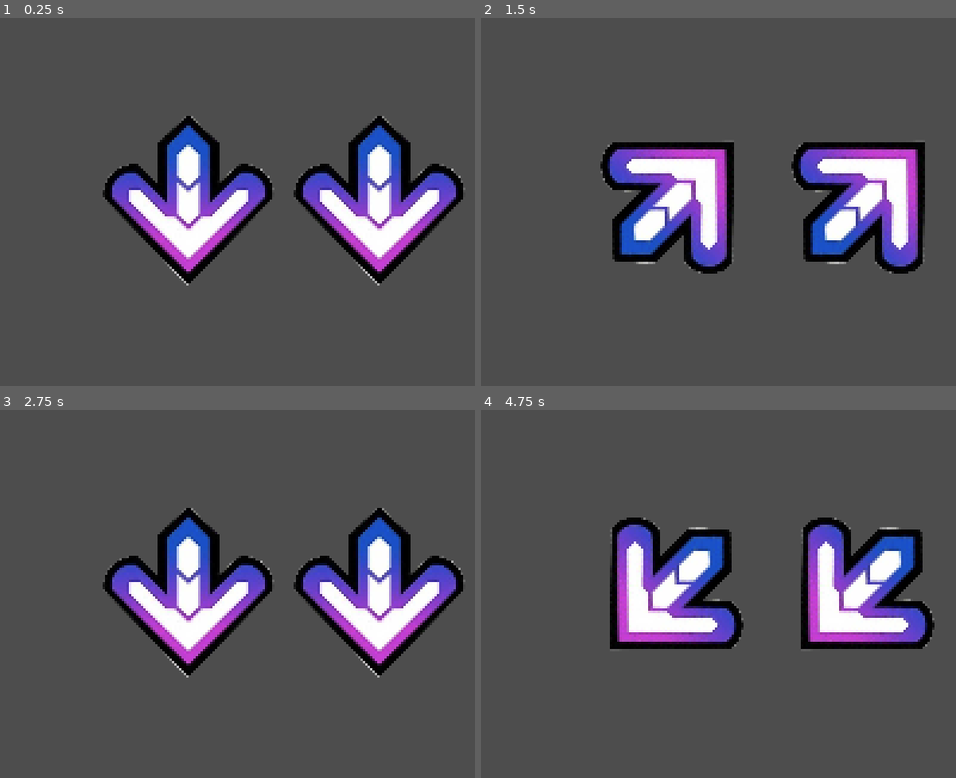
Above: before the commit, frames 1-4 (two rows, left to right).
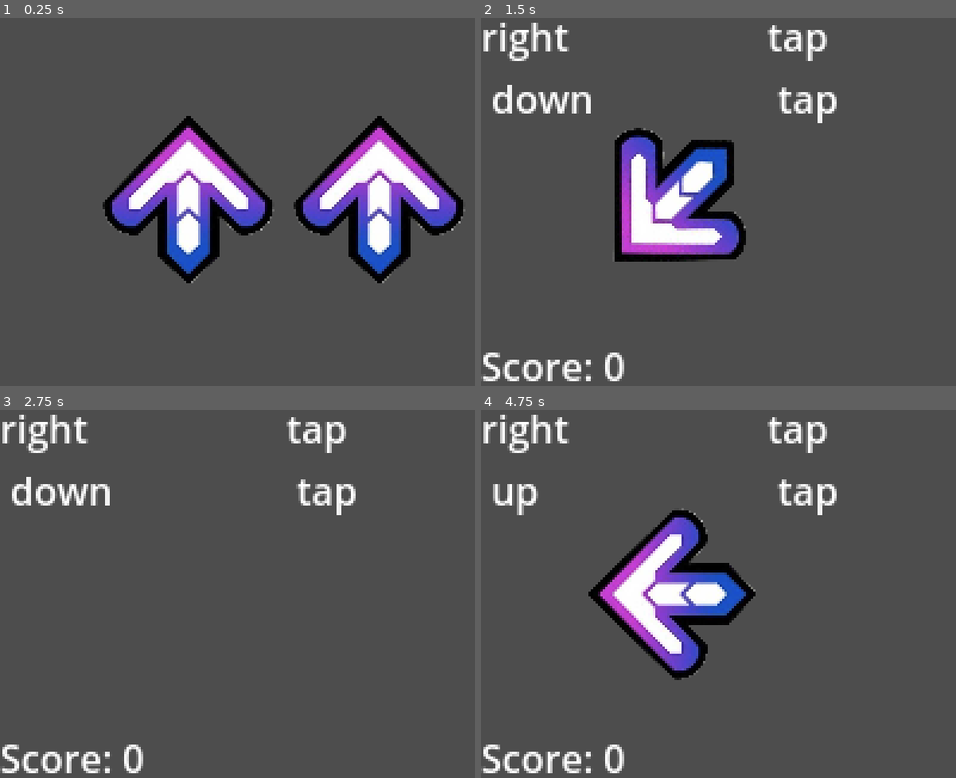
Above: after the commit, the same moments.

Repository: deleff/Mobile-Rhythm-Game
Game: Godot game, scene res://mainGame/MainGame.tscn
The game is run twice, just before and just after one commit, with the same random seed, the same clock (stepped at 60 frames per second) and the same inputs.
Inputs (mouse positions are in pixels of both pictures, inside the frame that each line leads up to):
- Up to frame 1 (0.25 s): no input
- Up to frame 2 (1.5 s): tap Enter at 0.5 s; move the mouse to (894, 179) at 0.52 s; click (894, 179) at 0.67 s; drag from (652, 220) to (737, 275) at 1.27 s
- Up to frame 3 (2.75 s): tap Space at 2 s; move the mouse to (342, 505) at 2.02 s; click (342, 505) at 2.17 s
- Up to frame 4 (4.75 s): drag from (737, 667) to (595, 535) at 2.77 s; tap Enter at 3.5 s; move the mouse to (937, 649) at 3.52 s; click (937, 649) at 3.67 s; drag from (595, 535) to (680, 494) at 4.27 s

The runs differ from the first frame. In frame 1, 14% of the frame differs, in the area x 21-98%, y 26-73%; in frame 2, 19%; in frame 3, 20%; in frame 4, 21%, in the area x 0-96%, y 1-99%.

Commit message:
score works

Diff:
--- a/controller/controller.gd
+++ b/controller/controller.gd
@@ -6,6 +6,7 @@
 var frameTimer = Timer.new()
 var leftFingerPosition
 var rightFingerPosition
+var straightLineInPixels = 0.5
 
 # Called when the node enters the scene tree for the first time.
 func _ready():
@@ -18,22 +19,34 @@
 	frameTimer.start(0.016666)
 	frameTimer.timeout.connect(_evaluate_move)
 
+func reset_controller_positions():
+	leftTouchPositions = [null,null]
+	rightTouchPositions = [null,null]
+	PersistentData.leftX = ""
+	PersistentData.leftY = ""
+	PersistentData.rightX = ""
+	PersistentData.rightY = ""
+
 func _evaluate_move():
+	## Print current values:
+	$LeftLabel.text = "{x} \n {y}".format({"x":PersistentData.leftX,"y":PersistentData.leftY})
+	$RightLabel.text = "{x} \n {y}".format({"x":PersistentData.rightX,"y":PersistentData.rightY})
+
 	## Evaluate left move
 	if leftFingerPosition != leftTouchPositions[1]:
 		leftTouchPositions.append(leftFingerPosition)
 	while leftTouchPositions.size() > 2:
 		leftTouchPositions.remove_at(0)
 	if null not in leftTouchPositions:
-		if leftTouchPositions[1].x > leftTouchPositions[0].x:
+		if leftTouchPositions[1].x - leftTouchPositions[0].x > straightLineInPixels:
 			PersistentData.leftX = PersistentData.RIGHT
-		elif leftTouchPositions[1].x < leftTouchPositions[0].x:
+		elif leftTouchPositions[0].x - leftTouchPositions[1].x > straightLineInPixels:
 			PersistentData.leftX = PersistentData.LEFT
 		else:
 			PersistentData.leftX = PersistentData.TAP
-		if leftTouchPositions[1].y > leftTouchPositions[0].y:
+		if leftTouchPositions[1].y - leftTouchPositions[0].y > straightLineInPixels:
 			PersistentData.leftY = PersistentData.DOWN
-		elif leftTouchPositions[1].y < leftTouchPositions[0].y:
+		elif leftTouchPositions[0].y - leftTouchPositions[1].y > straightLineInPixels:
 			PersistentData.leftY = PersistentData.UP
 		else:
 			PersistentData.leftY = PersistentData.TAP
@@ -43,20 +56,20 @@
 	while rightTouchPositions.size() > 2:
 		rightTouchPositions.remove_at(0)
 	if null not in rightTouchPositions:
-		if rightTouchPositions[1].x > rightTouchPositions[0].x:
+		if rightTouchPositions[1].x - rightTouchPositions[0].x > straightLineInPixels:
 			PersistentData.rightX = PersistentData.RIGHT
-		elif rightTouchPositions[1].x < rightTouchPositions[0].x:
+		elif rightTouchPositions[0].x - rightTouchPositions[1].x > straightLineInPixels:
 			PersistentData.rightX = PersistentData.LEFT
 		else:
 			PersistentData.rightX = PersistentData.TAP
-		if rightTouchPositions[1].y > rightTouchPositions[0].y:
+		if rightTouchPositions[1].y - rightTouchPositions[0].y > straightLineInPixels:
 			PersistentData.rightY = PersistentData.DOWN
-		elif rightTouchPositions[1].y < rightTouchPositions[0].y:
+		elif rightTouchPositions[0].y - rightTouchPositions[1].y > straightLineInPixels:
 			PersistentData.rightY = PersistentData.UP
 		else:
 			PersistentData.rightY = PersistentData.TAP
-	print("left side: ", PersistentData.leftX, ", ", PersistentData.leftY)
-	print("right side: ", PersistentData.rightX, ", ", PersistentData.rightY)
+	#print("left side: ", PersistentData.leftX, ", ", PersistentData.leftY)
+	#print("right side: ", PersistentData.rightX, ", ", PersistentData.rightY)
 	$LeftLabel.text = "{x} \n {y}".format({"x":PersistentData.leftX,"y":PersistentData.leftY})
 	$RightLabel.text = "{x} \n {y}".format({"x":PersistentData.rightX,"y":PersistentData.rightY})
 	#if leftTouchPositions[1].x > leftTouchPositions[0].x:
--- a/mainGame/MainGame.gd
+++ b/mainGame/MainGame.gd
@@ -1,8 +1,17 @@
 extends Node2D
 
 var arrowChoice
+var arrowChoicePrevious
 var arrowVisibility
 var arrowDirection
+
+var arrowX:  String
+var arrowY:  String
+var arrowLeftX:  String
+var arrowLeftY:  String
+var arrowRightX: String
+var arrowRightY: String
+
 var beatTimer = Timer.new()
 var randomNumberGenerator = RandomNumberGenerator.new()
 
@@ -18,47 +27,99 @@
 	$ArrowSpriteRight2D.global_position.y = (get_viewport_rect().size.y / 2)
 
 func _on_beat_timer_timeout():
-	randomNumberGenerator.randomize()
-	arrowChoice = randomNumberGenerator.randi_range(0,9)
+	## Reset player input
+	#$Controller.reset_controller_positions()
+
+	## Reset arrow direction
+	arrowLeftX = PersistentData.RIGHT
+	$ArrowSpriteLeft2D.visible = false
+	$ArrowSpriteRight2D.visible = false
+	while arrowChoicePrevious == arrowChoice:
+		randomNumberGenerator.randomize()
+		arrowChoice = randomNumberGenerator.randi_range(0,8)
+		print("new: ", arrowChoice, ", old: ", arrowChoicePrevious)
 	match arrowChoice:
 		0:
 			arrowDirection = 0
+			arrowX = PersistentData.UP
+			arrowY = PersistentData.UP
 		1:
 			arrowDirection = 45
+			arrowX = PersistentData.RIGHT
+			arrowY = PersistentData.UP
 		2:
 			arrowDirection = 90
+			arrowX = PersistentData.RIGHT
+			arrowY = PersistentData.RIGHT
 		3:
 			arrowDirection = 135
+			arrowX = PersistentData.RIGHT
+			arrowY = PersistentData.DOWN
 		4:
 			arrowDirection = 180
+			arrowX = PersistentData.DOWN
+			arrowY = PersistentData.DOWN
 		5:
 			arrowDirection = 225
+			arrowX = PersistentData.LEFT
+			arrowY = PersistentData.DOWN
 		6:
 			arrowDirection = 270
+			arrowX = PersistentData.LEFT
+			arrowY = PersistentData.LEFT
 		7:
 			arrowDirection = 315
+			arrowX = PersistentData.LEFT
+			arrowY = PersistentData.UP
 		8:
-			arrowDirection = 360
-		9:
-			print("TAP")
+			$ArrowSpriteLeft2D.visible = false
+			$ArrowSpriteRight2D.visible = false
+			arrowLeftX = PersistentData.TAP
+			arrowLeftY = PersistentData.TAP
+			arrowRightX = PersistentData.TAP
+			arrowRightY = PersistentData.TAP
 
-	randomNumberGenerator.randomize()
-	arrowVisibility = randomNumberGenerator.randi_range(0,2)
-	match arrowVisibility:
-		0:
-			$ArrowSpriteLeft2D.visible = true
-			$ArrowSpriteRight2D.visible = false
-		1:
-			$ArrowSpriteLeft2D.visible = false
-			$ArrowSpriteRight2D.visible = true
-		2:
-			$ArrowSpriteLeft2D.visible = true
-			$ArrowSpriteRight2D.visible = true
-	print(arrowVisibility, ", ", arrowDirection)
-
+	if arrowLeftX != PersistentData.TAP:
+		randomNumberGenerator.randomize()
+		arrowVisibility = randomNumberGenerator.randi_range(0,2)
+		match arrowVisibility:
+			0:
+				$ArrowSpriteLeft2D.visible = true
+				arrowLeftX = arrowX
+				arrowLeftY = arrowY
+				$ArrowSpriteRight2D.visible = false
+				arrowRightX = ""
+				arrowRightY = ""
+			1:
+				$ArrowSpriteLeft2D.visible = false
+				arrowLeftX = ""
+				arrowLeftY = ""
+				$ArrowSpriteRight2D.visible = true
+				arrowRightX = arrowX
+				arrowRightY = arrowY
+			2:
+				$ArrowSpriteLeft2D.visible = true
+				arrowLeftX = arrowX
+				arrowLeftY = arrowY
+				$ArrowSpriteRight2D.visible = true
+				arrowRightX = arrowX
+				arrowRightY = arrowY
+	#if $ArrowSpriteLeft2D.
 	$ArrowSpriteLeft2D.rotation_degrees = arrowDirection
 	$ArrowSpriteRight2D.rotation_degrees = arrowDirection
 
+	arrowChoicePrevious = arrowChoice
+
+	print("Left arrow: ", arrowLeftX, ", ", arrowLeftY)
+	print("Right arrow: ", arrowRightX, ", ", arrowRightY)
+	print("Controller left: ", PersistentData.leftX, ", ", PersistentData.leftY)
+	print("Controller right: ", PersistentData.rightX, ", ", PersistentData.rightY)
+
+	if arrowLeftX == PersistentData.leftX and arrowLeftY == PersistentData.leftY and arrowRightX == PersistentData.rightX and arrowRightY == PersistentData.rightY:
+		PersistentData.playerScore += 1
+
+	## Display the score
+	$ScoreLabel.text = "Score: {playerScore}".format({"playerScore":PersistentData.playerScore})
 
 # Called every frame. 'delta' is the elapsed time since the previous frame.
 func _process(delta):
--- a/mainGame/MainGame.tscn
+++ b/mainGame/MainGame.tscn
@@ -1,7 +1,8 @@
-[gd_scene load_steps=3 format=3 uid="uid://cnqhwgdw6ce5u"]
+[gd_scene load_steps=4 format=3 uid="uid://cnqhwgdw6ce5u"]
 
 [ext_resource type="Script" path="res://mainGame/MainGame.gd" id="1_jefpd"]
 [ext_resource type="Texture2D" uid="uid://clx2p6v553bkt" path="res://sprites/arrow.png" id="2_to4y8"]
+[ext_resource type="PackedScene" uid="uid://ef2xdf2xefwo" path="res://controller.tscn" id="3_mxwu6"]
 
 [node name="Node2D" type="Node2D"]
 script = ExtResource("1_jefpd")
@@ -13,3 +14,20 @@
 [node name="ArrowSpriteRight2D" type="Sprite2D" parent="."]
 scale = Vector2(0.05, 0.05)
 texture = ExtResource("2_to4y8")
+
+[node name="Controller" parent="." instance=ExtResource("3_mxwu6")]
+
+[node name="LeftLabel" type="Label" parent="Controller"]
+offset_right = 67.0
+offset_bottom = 26.0
+text = "Left Side"
+
+[node name="RightLabel" type="Label" parent="Controller"]
+offset_right = 40.0
+offset_bottom = 23.0
+text = "Right Side"
+
+[node name="ScoreLabel" type="Label" parent="."]
+offset_top = 138.0
+offset_right = 40.0
+offset_bottom = 161.0
Binary file changed: sprites/arrow.png
